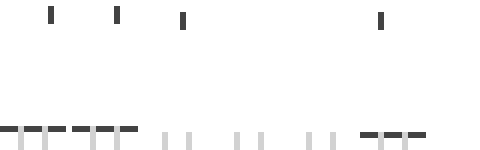
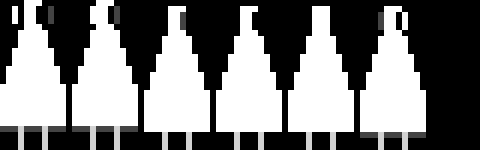
The second w=480, h=150 image is a revision of the first. Changes to its layers:
showed "图层 1" over (x1=0, y1=0, x2=480, y2=150)
